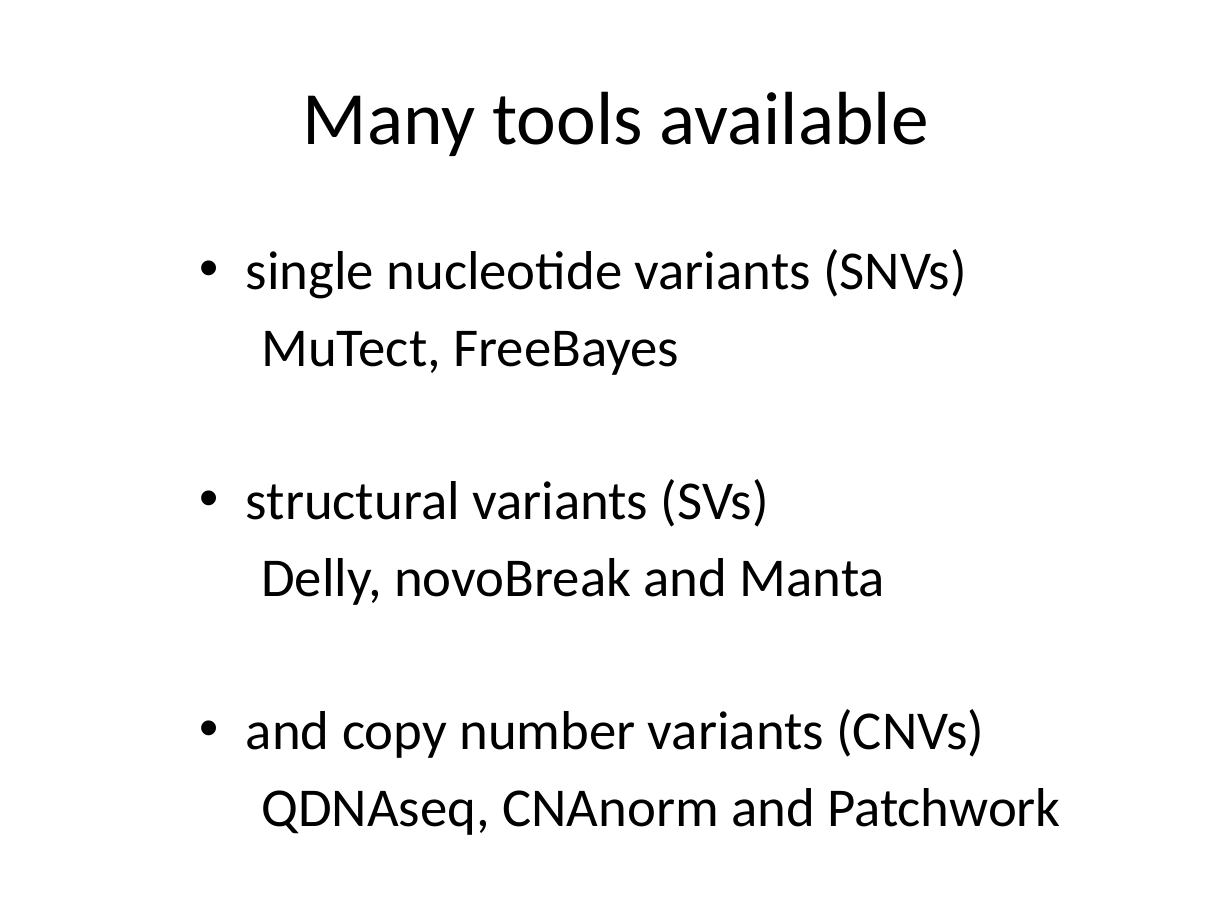
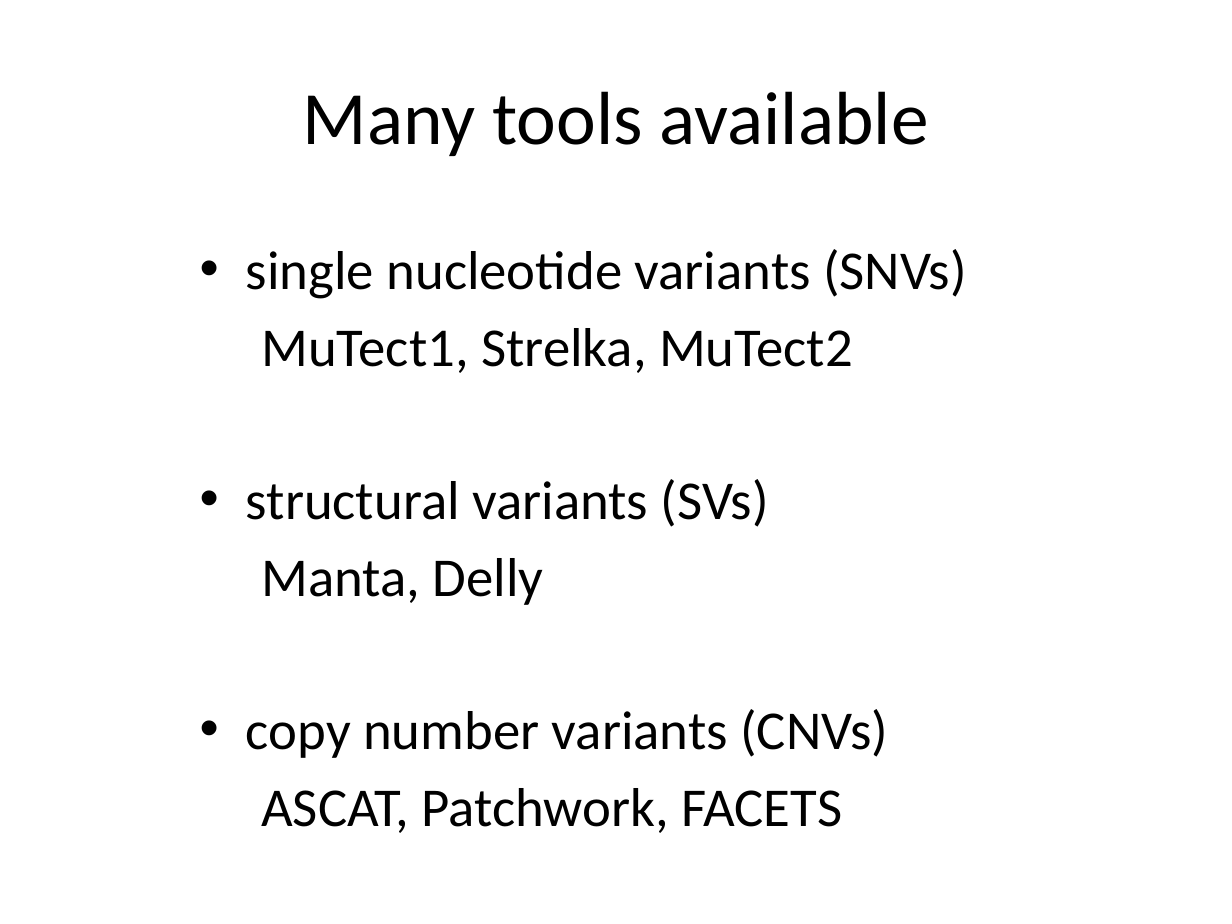
Before and after one commit to viklund/courses, a slide deck: slide 23 of cancergenomics/1610/slides/cancer_genomics.pptx (slide 22 before the commit). Drawn at 1232x924 pixels with LibreOffice and Linux fonts; fonts in the diff are those of the drawing. Boxes give left, top, right and bottom in pixels: in the first picture for what was removed or moved away, otherwise in the second. Text is boxed around its words. In the diff, an @@ line names an element or a change of style, - is before the commit and + after.

Commit message:
updating slides

```diff
--- a/cancergenomics/1610/slides/cancer_genomics.pptx
+++ b/cancergenomics/1610/slides/cancer_genomics.pptx
@@ text at [261,328,853,373]: text changed @@
-MuTect, FreeBayes
+MuTect1, Strelka, MuTect2
@@ text at [246,558,888,833]: text changed @@
-Delly, novoBreak and Manta
-• and copy number variants (CNVs)
-QDNAseq, CNAnorm and Patchwork
+Manta, Delly
+• copy number variants (CNVs)
+ASCAT, Patchwork, FACETS
```
Also in this commit, not shown: 3 other slides changed, 3 slides added, 2 slides removed.
